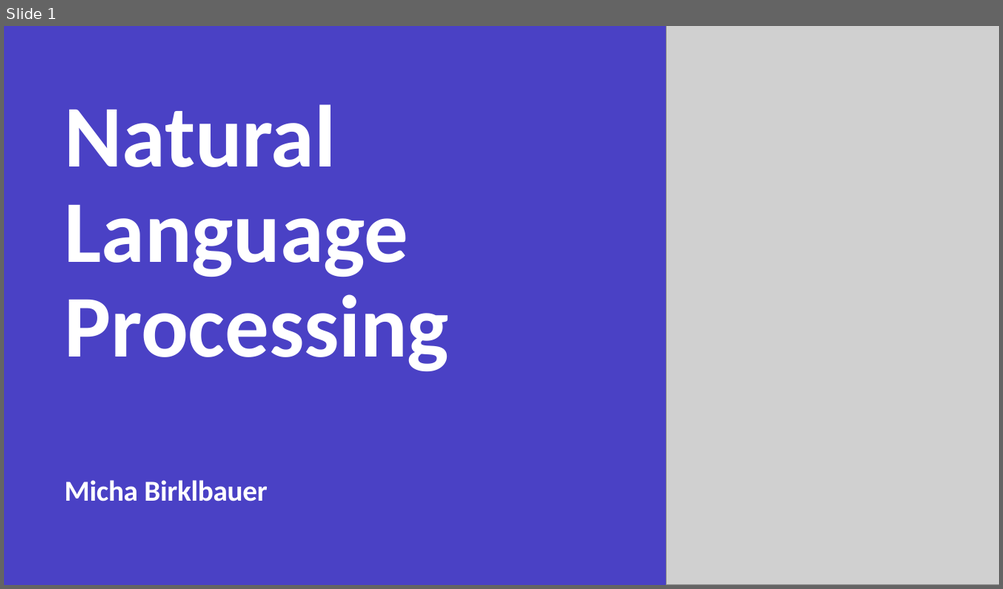
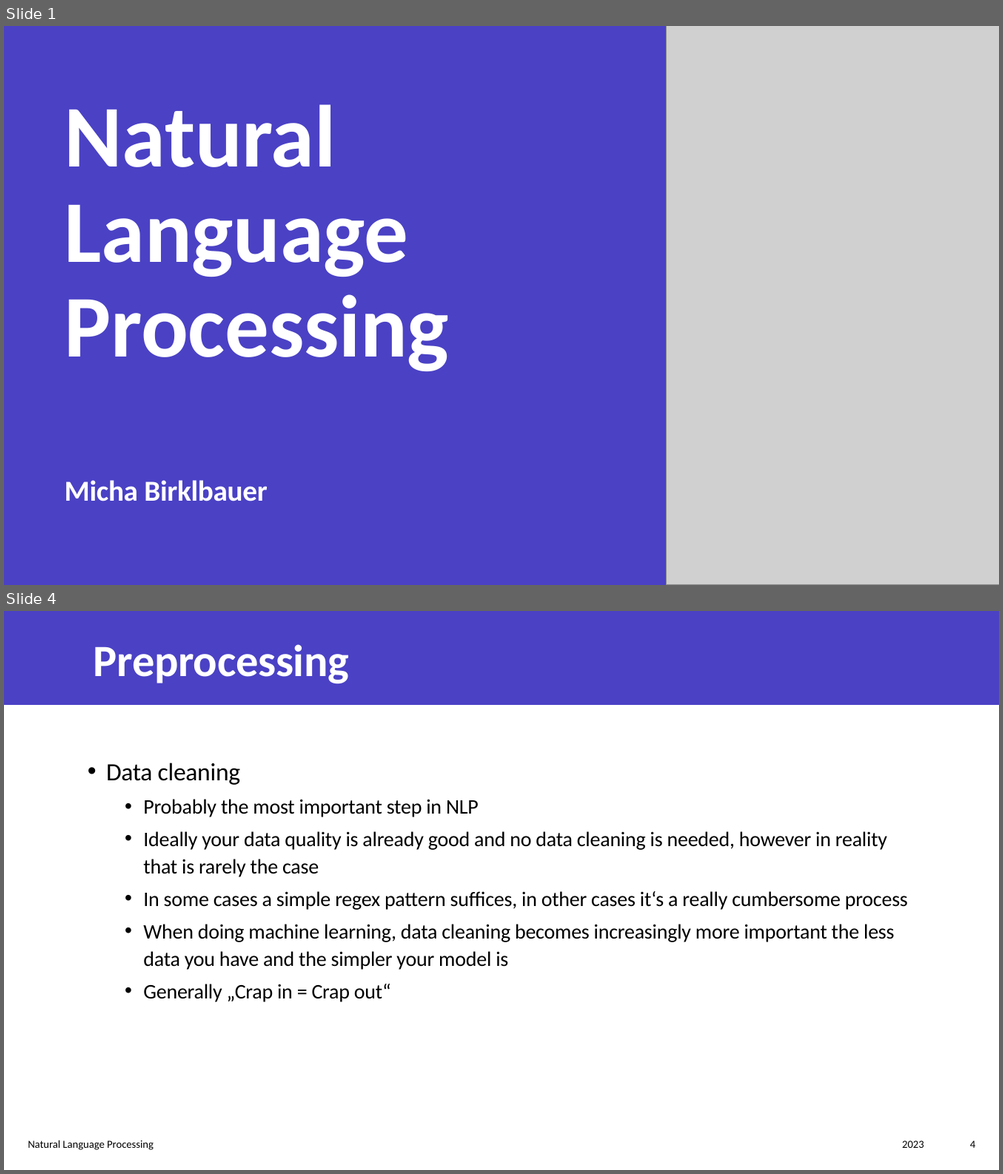
Before and after one commit to seventinnine/hgb_dse_text_mining, a slide deck: docs/Natural_Language_Processing_1.pptx. Shown one above the other, each under a label of ours: slide 1 before the commit, slides 1 and 4 after it; the slides between them are not shown. The pictures are 1003x589 and 1003x1174 pixels, drawn with LibreOffice and Linux fonts; fonts in the diff are those of the drawing; grey boxes stand for pictures. Boxes give left, top, right and bottom in pixels: in the first picture for what was removed or moved away, otherwise in the second. Text is boxed around its words. In the diff, an @@ line names an element or a change of style, - is before the commit and + after.

```diff
--- a/docs/Natural_Language_Processing_1.pptx
+++ b/docs/Natural_Language_Processing_1.pptx
@@ slide 4 added at [4, 611, 999, 1170], background #FFFFFF @@
@@ rectangle added at [4, 611, 999, 705], fill #4A41C5 @@
@@ title added at [94, 644, 350, 684], 43.2 pt, text #FFFFFF, bold @@
+Preprocessing
@@ text added at [106, 763, 908, 1002], 20 pt, text #000000 @@
+• Data cleaning
+  • Probably the most important step in NLP
+  • Ideally your data quality is already good and no data cleaning is needed, however in reality that is rarely the case
+  • In some cases a simple regex pattern suffices, in other cases it‘s a really cumbersome process
+  • When doing machine learning, data cleaning becomes increasingly more important the less data you have and the simpler your model is
+  • Generally „Crap in = Crap out“
@@ text added at [28, 1140, 153, 1150], 10.5 pt, text #000000 @@
+Natural Language Processing
@@ text added at [902, 1141, 924, 1148], 10.5 pt, text #000000 @@
+2023
@@ page number added at [970, 1141, 975, 1148], 10.5 pt, text #000000 @@
+4
```
Also in this commit, not shown: 16 slides changed, 1 other slide added, 1 other file.
